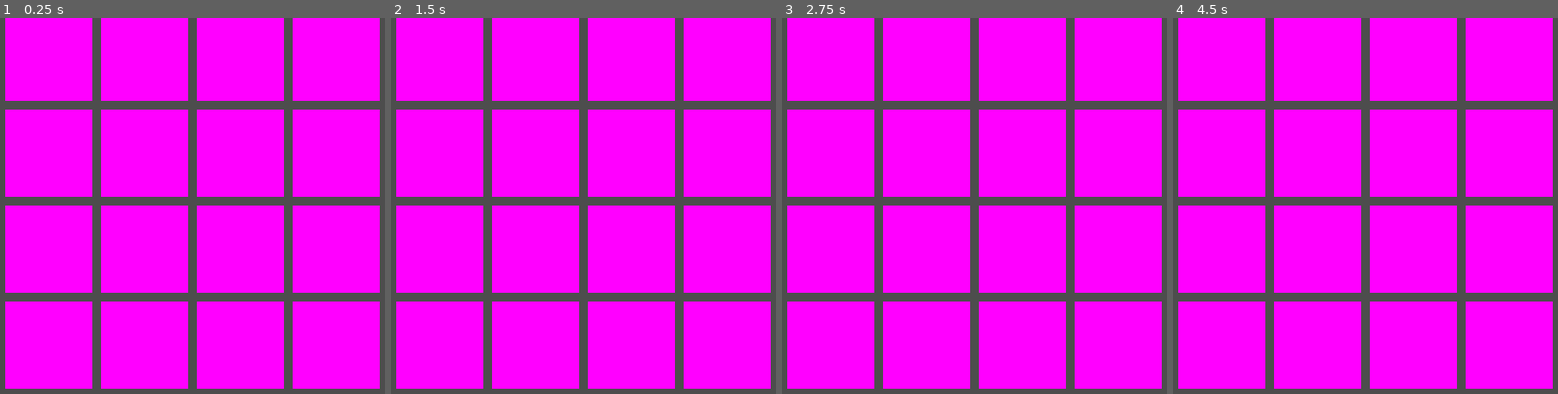
Above: before the commit, frames 1-4 (left to right).
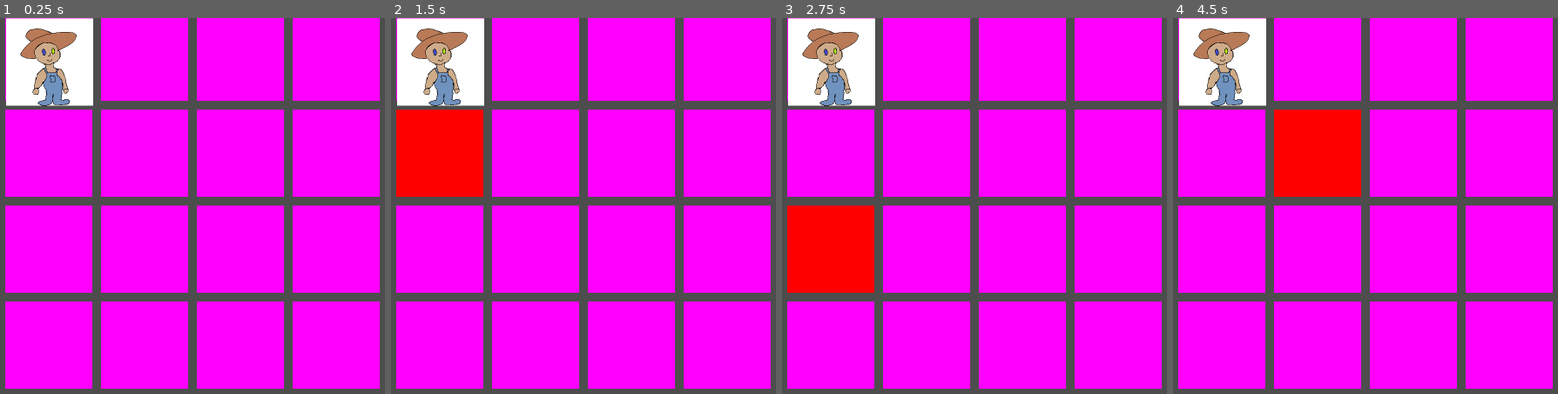
Above: after the commit, the same moments.

Repository: jadicodes/pet-with-tasks
Game: Godot game, scene res://world/world.tscn
Same seed, same stepped clock (60 frames per second), same inputs: the game is played once before the commit and once after it.
Inputs (mouse positions are in pixels of both pictures, inside the frame that each line leads up to):
- Up to frame 1 (0.25 s): no input
- Up to frame 2 (1.5 s): tap Enter at 0.5 s; move the mouse to (441, 55) at 0.52 s; click (441, 55) at 0.6 s; tap Space at 1.25 s; move the mouse to (441, 153) at 1.27 s; click (441, 153) at 1.35 s
- Up to frame 3 (2.75 s): tap Enter at 2 s; move the mouse to (832, 247) at 2.02 s; click (832, 247) at 2.1 s
- Up to frame 4 (4.5 s): tap Space at 2.75, 4.25 s; move the mouse to (1223, 345) at 2.77 s; click (1223, 345) at 2.85 s; tap Enter at 3.5 s; move the mouse to (1319, 55) at 3.52 s; click (1319, 55) at 3.6 s; move the mouse to (1319, 153) at 4.27 s; click (1319, 153) at 4.35 s

The runs differ from the first frame. In frame 1, 5.3% of the frame differs, in the area x 1-25%, y 0-24%; in frame 2, 11%, in the area x 1-25%, y 0-48%; in frame 3, 11%; in frame 4, 11%.

Commit message:
Allow Player to move to adjacent Tiles

Diff:
--- a/project/board/board.gd
+++ b/project/board/board.gd
@@ -1,4 +1,7 @@
 extends Node2D
+
+
+signal confirmed
 
 var _tile_scene = preload("res://board/tile.tscn")
 var _spaces := []
@@ -14,4 +17,9 @@
 			node.position.x = x * position_offset
 			node.position.y = y * position_offset
 			add_child(node)
+			node.connect("confirmed", pass_confirmed_to_world.bind(node))
 			_spaces.append(node)
+
+
+func pass_confirmed_to_world(node):
+	confirmed.emit(node)
--- a/project/board/tile.gd
+++ b/project/board/tile.gd
@@ -1,14 +1,25 @@
 class_name Tile
 extends Node2D
+
+signal confirmed
 
 var _selected := false
 var _mouse_entered := false
 
 
 func _input(event) -> void:
-	if _mouse_entered and event.is_action_released("click"):
+	if _selected and _mouse_entered and event.is_action_released("click"):
+		confirmed.emit()
+		_selected = false
+		$Sprite2D.modulate = Color.WHITE
+
+	elif _mouse_entered and event.is_action_released("click"):
 		_selected = true
-		print(_selected)
+		$Sprite2D.modulate = Color.YELLOW
+
+	elif event.is_action_released("click"):
+		_selected = false
+		$Sprite2D.modulate = Color.WHITE
 
 
 # It's an assumption that the Tile is square
--- a/project/player/player.gd
+++ b/project/player/player.gd
@@ -1,11 +1,34 @@
-extends StaticBody2D
+extends Node2D
+
+var _adjacents_array := []
 
 
-# Called when the node enters the scene tree for the first time.
-func _ready():
-	pass # Replace with function body.
+func _find_selected_from_array():
+	var end_result = null
+
+	for thing in _adjacents_array:
+		if thing._selected:
+			end_result = thing
+	return end_result
 
 
-# Called every frame. 'delta' is the elapsed time since the previous frame.
-func _process(delta):
-	pass
+func _on_east_area_body_entered(body):
+	_adjacents_array.append(body)
+
+
+func _on_west_area_body_entered(body):
+	_adjacents_array.append(body)
+
+
+func _on_north_area_body_entered(body):
+	_adjacents_array.append(body)
+
+
+func _on_south_area_body_entered(body):
+	_adjacents_array.append(body)
+
+
+func _on_board_confirmed(node):
+	if node in _adjacents_array:
+		_adjacents_array = []
+		global_position = node.global_position
--- a/project/player/player.tscn
+++ b/project/player/player.tscn
@@ -10,28 +10,38 @@
 script = ExtResource("1_putag")
 
 [node name="Sprite2D" type="Sprite2D" parent="."]
+position = Vector2(100, 100)
 texture = ExtResource("2_ovc0g")
 
 [node name="EastArea" type="Area2D" parent="."]
+collision_layer = 2
 
 [node name="EastCollision" type="CollisionShape2D" parent="EastArea"]
-position = Vector2(141, -1)
+position = Vector2(247, 99)
 shape = SubResource("RectangleShape2D_gunnr")
 
 [node name="WestArea" type="Area2D" parent="."]
+collision_layer = 2
 
 [node name="West" type="CollisionShape2D" parent="WestArea"]
-position = Vector2(-141, 0)
+position = Vector2(-49, 100)
 shape = SubResource("RectangleShape2D_gunnr")
 
 [node name="NorthArea" type="Area2D" parent="."]
+collision_layer = 2
 
 [node name="North" type="CollisionShape2D" parent="NorthArea"]
-position = Vector2(0, -127)
+position = Vector2(100, -31)
 shape = SubResource("RectangleShape2D_gunnr")
 
 [node name="SouthArea" type="Area2D" parent="."]
+collision_layer = 2
 
 [node name="South" type="CollisionShape2D" parent="SouthArea"]
-position = Vector2(0, 127)
+position = Vector2(100, 232)
 shape = SubResource("RectangleShape2D_gunnr")
+
+[connection signal="body_entered" from="EastArea" to="." method="_on_east_area_body_entered"]
+[connection signal="body_entered" from="WestArea" to="." method="_on_west_area_body_entered"]
+[connection signal="body_entered" from="NorthArea" to="." method="_on_north_area_body_entered"]
+[connection signal="body_entered" from="SouthArea" to="." method="_on_south_area_body_entered"]
--- a/project/world/world.tscn
+++ b/project/world/world.tscn
@@ -1,7 +1,13 @@
-[gd_scene load_steps=2 format=3 uid="uid://cwrxe0uh73uxr"]
+[gd_scene load_steps=3 format=3 uid="uid://cwrxe0uh73uxr"]
 
 [ext_resource type="PackedScene" uid="uid://cckb54e8hv4e0" path="res://board/board.tscn" id="1_qvm43"]
+[ext_resource type="PackedScene" uid="uid://bm1fq1u7wis2j" path="res://player/player.tscn" id="2_wcpa1"]
 
 [node name="World" type="Node2D"]
 
 [node name="Board" parent="." instance=ExtResource("1_qvm43")]
+
+[node name="Player" parent="." instance=ExtResource("2_wcpa1")]
+position = Vector2(318, 1)
+
+[connection signal="confirmed" from="Board" to="Player" method="_on_board_confirmed"]
